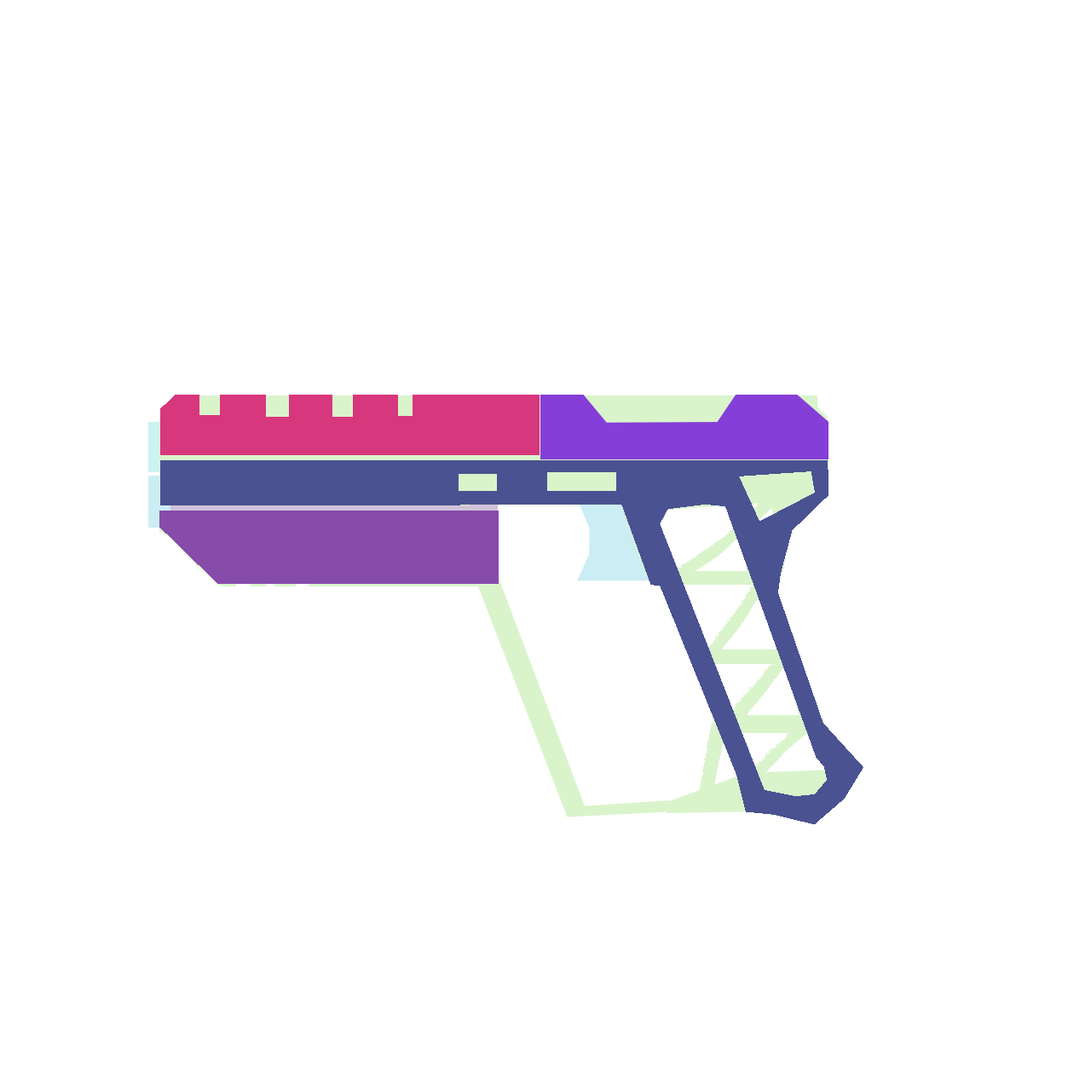
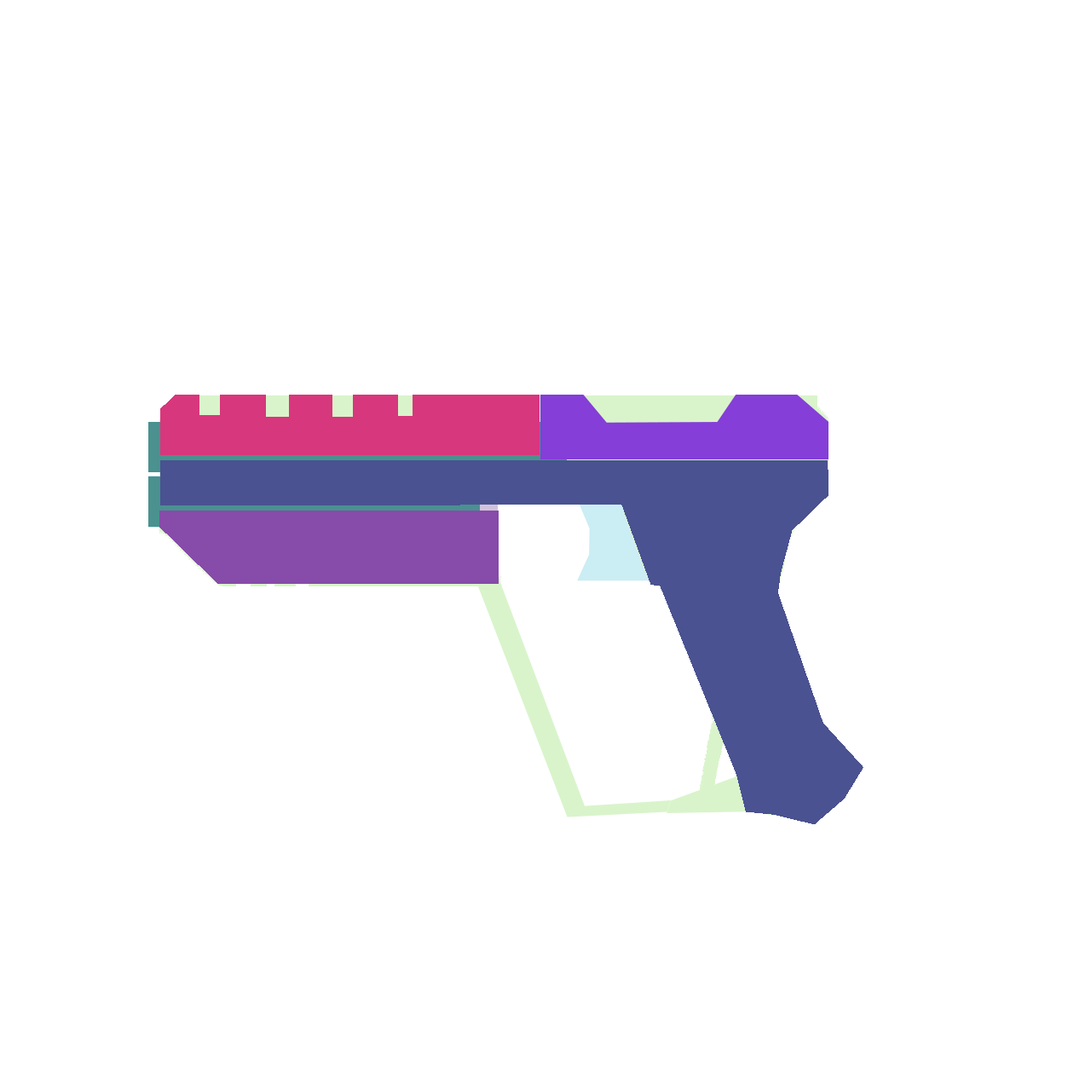
Two versions of the same layered image (1091 x 1091). Layer-by-layer changes:
painted on "SIDE" (4th of 6, in "LowerReceiver") over [458, 471, 828, 797]
added group "HelicalMag" with 2 layers above "Barrel" over [148, 476, 481, 527]
added layer "SIDE" (5th of 6, in "HelicalMag") in group "HelicalMag" over [148, 476, 481, 527]
added group "Barrel" with 2 layers above "Pistol" over [148, 422, 568, 473]
added layer "SIDE" (6th of 6, in "Barrel") in group "Barrel" over [148, 422, 568, 473]
